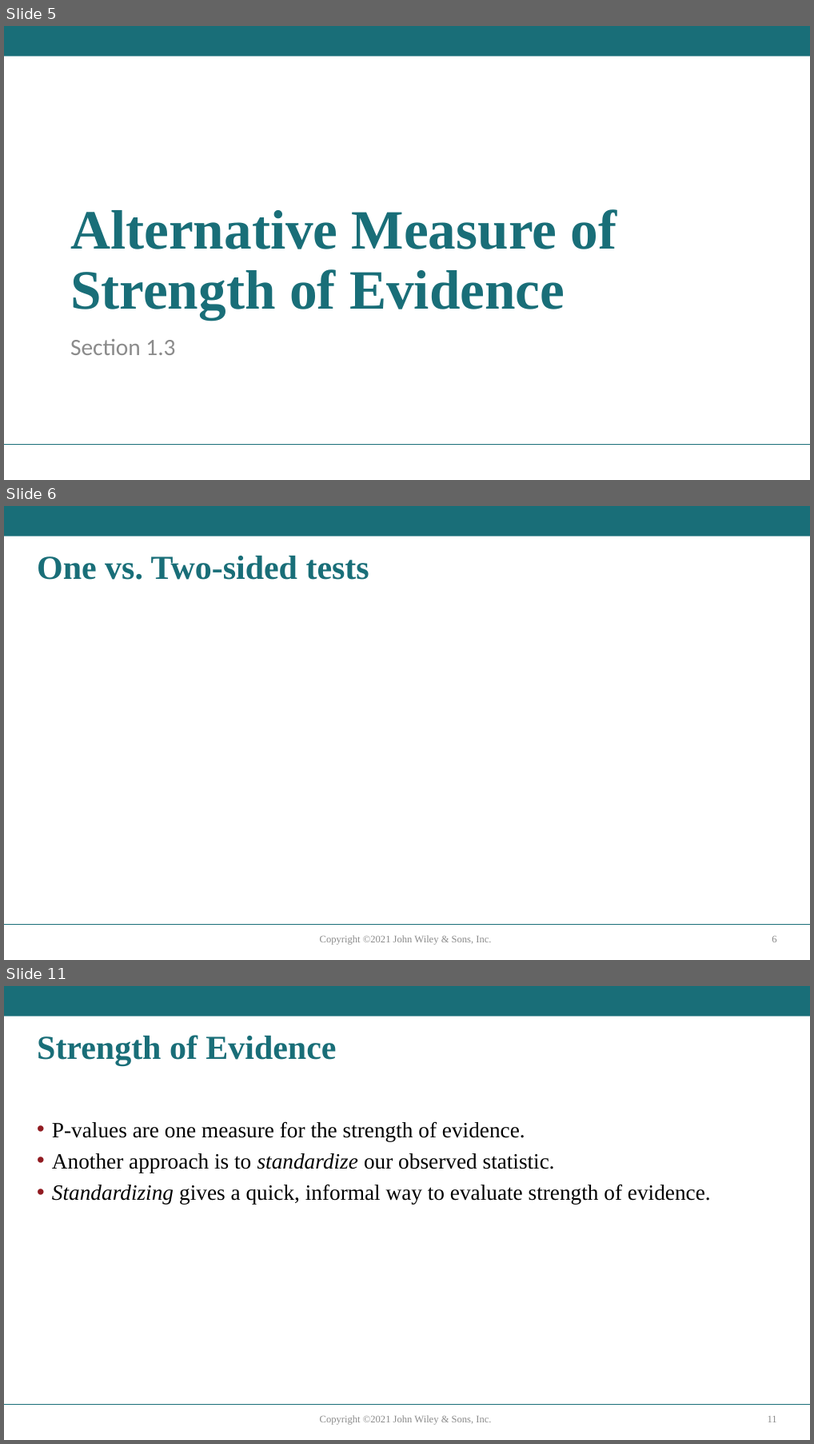
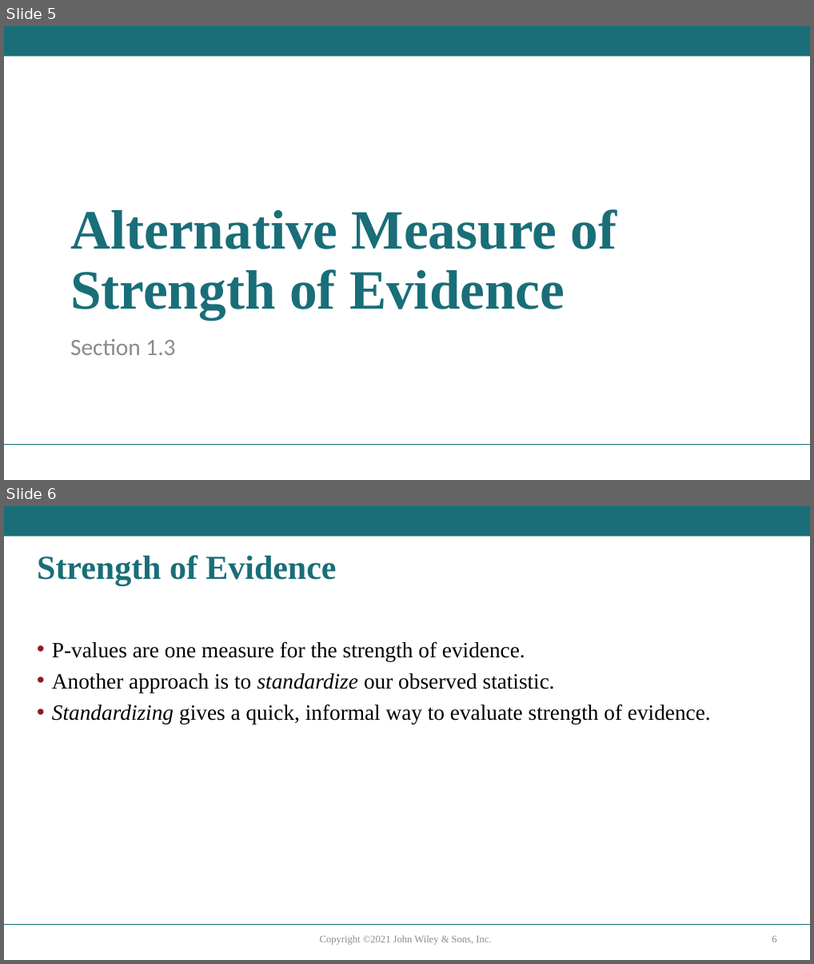
Before and after one commit to sroscoe2/MATH-104, a slide deck: Slides/Ch1.3-Roscoe26.pptx. Shown one above the other, each under a label of ours: slides 5, 6 and 11 before the commit, slides 5 and 6 after it; the slides between them are not shown. The pictures are 814x1444 and 814x964 pixels, drawn with LibreOffice and Linux fonts; fonts in the diff are those of the drawing. Boxes give left, top, right and bottom in pixels: in the first picture for what was removed or moved away, otherwise in the second. Text is boxed around its words. In the diff, an @@ line names an element or a change of style, - is before the commit and + after.

```diff
--- a/Slides/Ch1.3-Roscoe26.pptx
+++ b/Slides/Ch1.3-Roscoe26.pptx
@@ slide 6 removed at (4, 506, 810, 960), background #FFFFFF; not listed: 3 template elements that a slide beside it also shows @@
@@ title removed at (37, 556, 370, 580) @@
-One vs. Two-sided tests
@@ page number removed at (772, 936, 777, 942) @@
-6
@@ what was slide 11 is now slide 6 @@
@@ page number at (772, 936, 777, 942): text changed @@
-11
+6
```
Also in this commit, not shown: 2 slides changed, 4 other slides removed, 1 other file.
